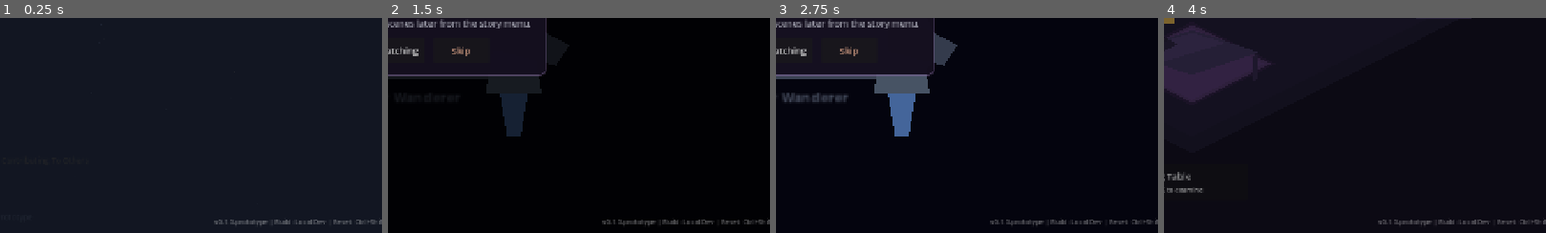
Above: before the commit, frames 1-4 (left to right).
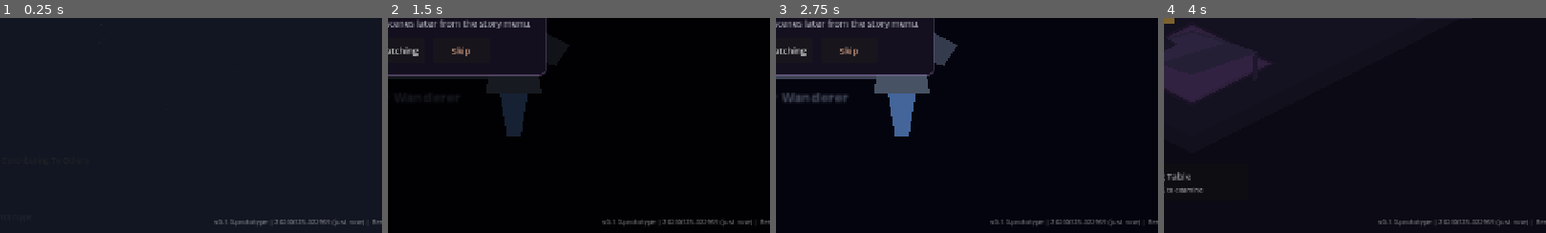
Above: after the commit, the same moments.

Repository: goacto/goacto-game
Game: Godot game, scene res://scenes/main_menu/main_menu.tscn
Two runs of this game, one before a commit and one after it. Both use one fixed random seed, a clock stepped at 60 frames per second and the inputs below. Sound files missing from this copy of the repository are replaced by a short silence.
Inputs (mouse positions are % of the whole screen's width and height, from its top left):
- Up to frame 1 (0.25 s): no input
- Up to frame 2 (1.5 s): click "Begin Journey" at 0.5 s; click "Skip" at 1.25 s
- Up to frame 3 (2.75 s): click "Skip" at 2 s
- Up to frame 4 (4 s): click "Skip" at 2.75 s; click (50, 50) at 3.5 s
The pictures show only the part of the screen within x 50-100%, y 50-100%; the shares and areas given below are measured in that part.

The runs differ from the first frame. In frame 1, 0.3% of the frame differs, in the area x 71-100%, y 93-97%; in frame 2, 0.3%; in frame 3, 0.3%; in frame 4, 0.3%.

Commit message:
Add build timestamp with relative time display
- Updated BUILD_TIMESTAMP to current export time
- Added _get_relative_time() function to calculate "Xd/h/m/s ago"
- Version overlay now shows: "v0.1.0 | 20260323-022959 (2m ago) | Reset: Ctrl+Shift+R"

🤖 Generated with [Claude Code](https://claude.com/claude-code)

Co-Authored-By: Claude Opus 4.5 <noreply@anthropic.com>

Diff:
--- a/godot/autoload/GameManager.gd
+++ b/godot/autoload/GameManager.gd
@@ -4,7 +4,7 @@
 
 # Version and Build Info
 const VERSION: String = "v0.1.0-prototype"
-const BUILD_TIMESTAMP: String = "LOCAL"  # Updated by CI: YYYYMMDD-HHMMSS
+const BUILD_TIMESTAMP: String = "20260323-022959"  # Updated on export: YYYYMMDD-HHMMSS
 const RESET_HOTKEY: String = "Ctrl+Shift+R"
 
 # Game States
@@ -161,6 +161,42 @@
 # Version overlay for debugging
 var version_overlay: CanvasLayer = null
 
+func _get_relative_time(timestamp_str: String) -> String:
+	# Parse YYYYMMDD-HHMMSS format
+	if timestamp_str.length() != 15 or timestamp_str[8] != "-":
+		return ""
+
+	var year = int(timestamp_str.substr(0, 4))
+	var month = int(timestamp_str.substr(4, 2))
+	var day = int(timestamp_str.substr(6, 2))
+	var hour = int(timestamp_str.substr(9, 2))
+	var minute = int(timestamp_str.substr(11, 2))
+	var second = int(timestamp_str.substr(13, 2))
+
+	# Create build datetime dict
+	var build_time = Time.get_unix_time_from_datetime_dict({
+		"year": year, "month": month, "day": day,
+		"hour": hour, "minute": minute, "second": second
+	})
+
+	var now = Time.get_unix_time_from_system()
+	var diff = int(now - build_time)
+
+	if diff < 0:
+		return "just now"
+	elif diff < 60:
+		return "%ds ago" % diff
+	elif diff < 3600:
+		var mins = diff / 60
+		return "%dm ago" % mins
+	elif diff < 86400:
+		var hours = diff / 3600
+		return "%dh ago" % hours
+	else:
+		var days = diff / 86400
+		return "%dd ago" % days
+
+
 func _create_version_overlay() -> void:
 	version_overlay = CanvasLayer.new()
 	version_overlay.name = "VersionOverlay"
@@ -170,9 +206,14 @@
 	var label = Label.new()
 	label.name = "VersionLabel"
 
-	# Build info text
-	var build_info = BUILD_TIMESTAMP if BUILD_TIMESTAMP != "LOCAL" else "Local Dev"
-	label.text = "%s | Build: %s | Reset: %s" % [VERSION, build_info, RESET_HOTKEY]
+	# Build info text with relative time
+	var build_info: String
+	if BUILD_TIMESTAMP == "LOCAL":
+		build_info = "Local Dev"
+	else:
+		var relative = _get_relative_time(BUILD_TIMESTAMP)
+		build_info = "%s (%s)" % [BUILD_TIMESTAMP, relative] if relative else BUILD_TIMESTAMP
+	label.text = "%s | %s | Reset: %s" % [VERSION, build_info, RESET_HOTKEY]
 
 	# Position in bottom-right
 	label.horizontal_alignment = HORIZONTAL_ALIGNMENT_RIGHT
Not shown, changed: build/web/index.html
Not shown, changed: build/web/index.pck
